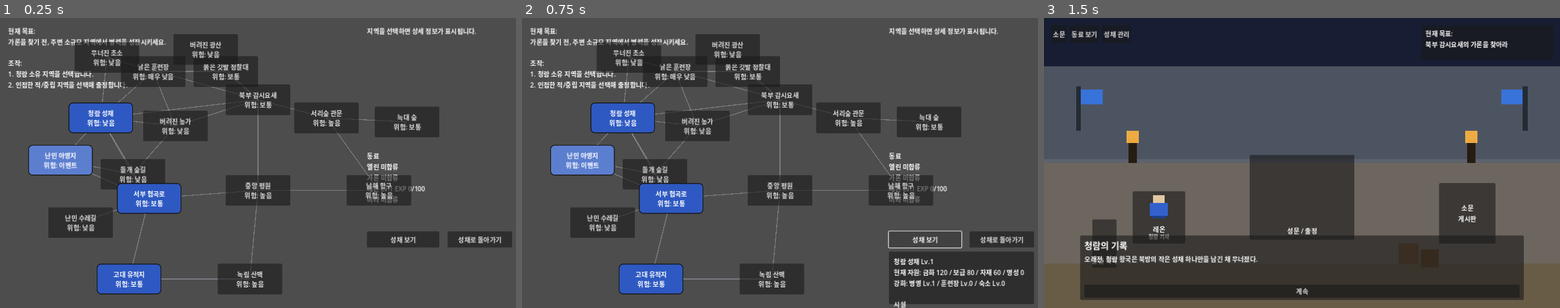
Above: before the commit, frames 1-3 (left to right).
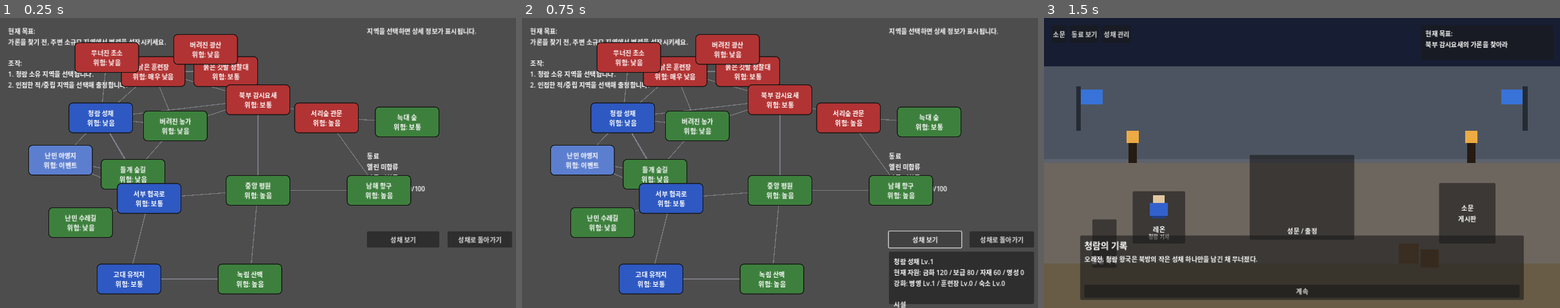
Above: after the commit, the same moments.

Repository: yogitobi31/season-of-warlords
Game: Godot game, scene res://scenes/WorldMap.tscn
Two runs of this game, one before a commit and one after it. Both use one fixed random seed, a clock stepped at 60 frames per second and the inputs below. This scene is started directly instead of the project's main scene.
Inputs:
- Up to frame 1 (0.25 s): no input
- Up to frame 2 (0.75 s): click "성채 보기" at 0.5 s
- Up to frame 3 (1.5 s): click "성채로 돌아가기" at 1.25 s

The runs differ from the first frame. In frame 1, 16% of the frame differs, in the area x 9-86%, y 5-96%; in frame 2, 16%; in frame 3, nothing differs.
Error before the commit: Invalid access to property or key 'CRIMSON_DUCHY_FACTION' on a base object of type 'Node (GameState.gd)'. (res://scripts/RegionNode.gd:99)

Commit message:
Fix missing faction constants and typed style vars

Diff:
--- a/scripts/GameState.gd
+++ b/scripts/GameState.gd
@@ -3,18 +3,20 @@
 # 전역 게임 상태를 보관하는 오토로드 싱글톤입니다.
 # 월드맵/전투 씬 모두 이 데이터를 공유합니다.
 
-const PLAYER_FACTION := 0
+const PLAYER_FACTION: int = 0
+const CRIMSON_DUCHY_FACTION: int = 1
+const GREEN_MARQUIS_FACTION: int = 2
 const FACTION_NAMES := {
-	0: "청람 왕국",
-	1: "진홍 공국",
-	2: "녹림 변경백령"
+	PLAYER_FACTION: "청람 왕국",
+	CRIMSON_DUCHY_FACTION: "진홍 공국",
+	GREEN_MARQUIS_FACTION: "녹림 변경백령"
 }
 
 # 각 세력의 기본 색상입니다. (월드맵/지역 노드 표시용)
 const FACTION_COLORS := {
-	0: Color("3f7cff"),
-	1: Color("d84a4a"),
-	2: Color("4caf50")
+	PLAYER_FACTION: Color("3f7cff"),
+	CRIMSON_DUCHY_FACTION: Color("d84a4a"),
+	GREEN_MARQUIS_FACTION: Color("4caf50")
 }
 
 const COMPANION_EXP_PER_WIN: int = 30
--- a/scripts/RegionNode.gd
+++ b/scripts/RegionNode.gd
@@ -104,16 +104,16 @@
 	if danger_text == "이벤트":
 		base_color = base_color.lightened(0.22)
 
-	var normal_style := StyleBoxFlat.new()
+	var normal_style: StyleBoxFlat = StyleBoxFlat.new()
 	normal_style.bg_color = base_color
 	normal_style.border_color = border_color
 	normal_style.set_border_width_all(border_width)
 	normal_style.set_corner_radius_all(10)
 
-	var hover_style := normal_style.duplicate() as StyleBoxFlat
+	var hover_style: StyleBoxFlat = normal_style.duplicate() as StyleBoxFlat
 	hover_style.bg_color = base_color.lightened(0.18)
 
-	var pressed_style := normal_style.duplicate() as StyleBoxFlat
+	var pressed_style: StyleBoxFlat = normal_style.duplicate() as StyleBoxFlat
 	pressed_style.bg_color = base_color.darkened(0.18)
 
 	add_theme_stylebox_override("normal", normal_style)
